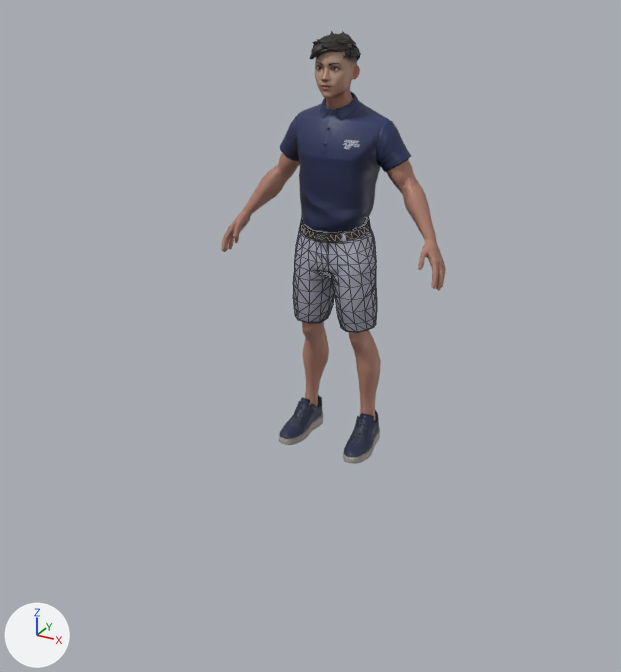
The FBX model ankle/dorsiflexion_demo.fbx as it was, and as the next commit left it.
Both versions are drawn from a 50 mm camera at (1.64, -3.23, 2.12) aimed at (-0.03, -0.18, 0.6). Every picture has the same lights, and +X, +Y and +Z are marked at lower left. Mesh edges are drawn as thin lines on the coarser meshes. Where no turn or scale is listed for an object, it has been applied to the vertices.

Objects in the first picture: 'Wolf3D_Body', 'Wolf3D_Head', 'Wolf3D_Outfit_Bottom', 'Wolf3D_Outfit_Footwear', 'Wolf3D_Outfit_Top'.
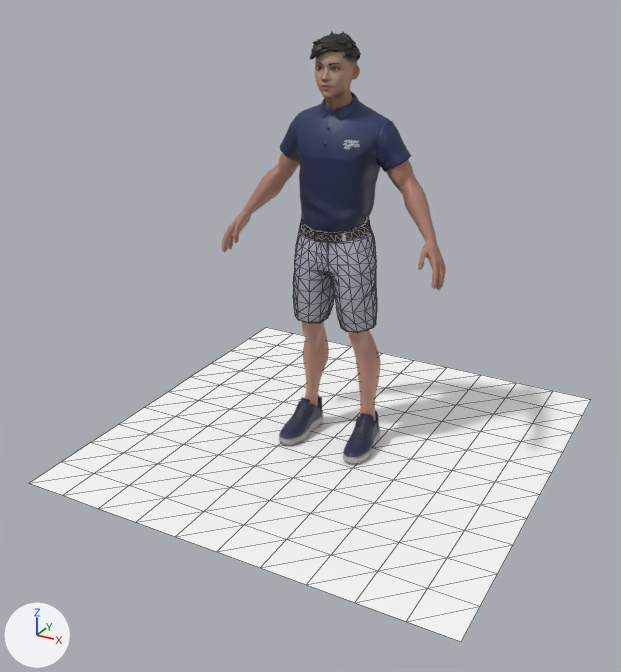
Boxes [x1, y1, x2, y2] around the edits, measured in the pictures (621 x 672 px):
```json
{"object": "Plane", "change": "added", "after": [30, 327, 591, 641]}
```

Edits to the scene script, one JSON object a line:
```json
{"op": "add", "block": "mat_default_material", "code": ["mat_default_material = principled_material('Default_Material')", "mat_default_material.base_color = (1.0, 1.0, 1.0)  # white #ffffff"]}
{"op": "add", "block": "me_scene_009", "code": ["me_scene_009 = bpy.data.meshes.new('Scene.009')", "me_scene_009.from_pydata(...)  # 121 vertices, 200 faces; spans x -1.0..1.0, y -1.0..1.0, z 0.0", "me_scene_009.materials.append(mat_default_material)  # white #ffffff"]}
{"op": "add", "block": "ob_plane", "code": ["ob_plane = bpy.data.objects.new('Plane', me_scene_009)", "ob_plane.location = (0.0, 0.0, 0.0)"]}
```
